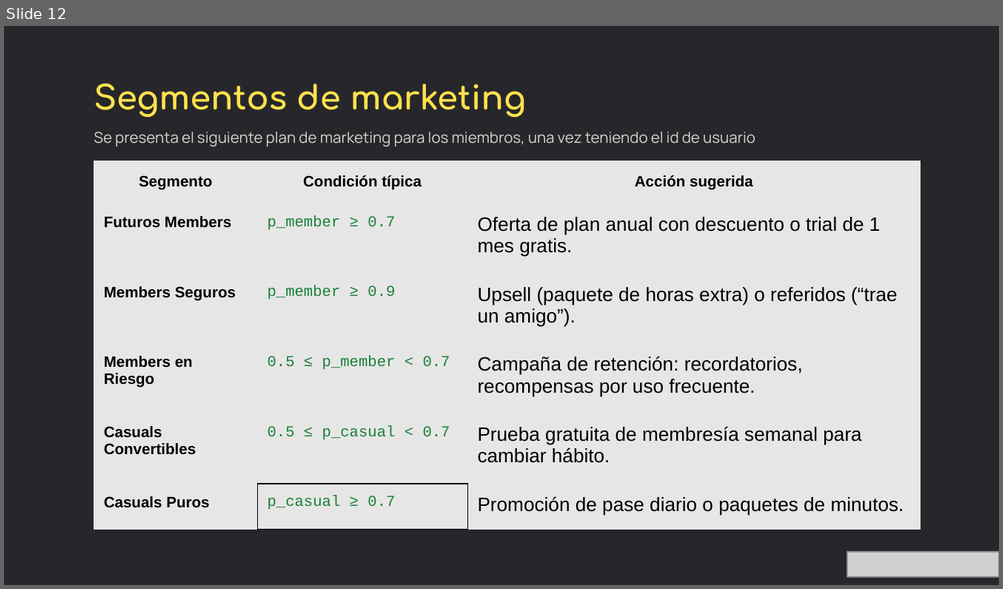
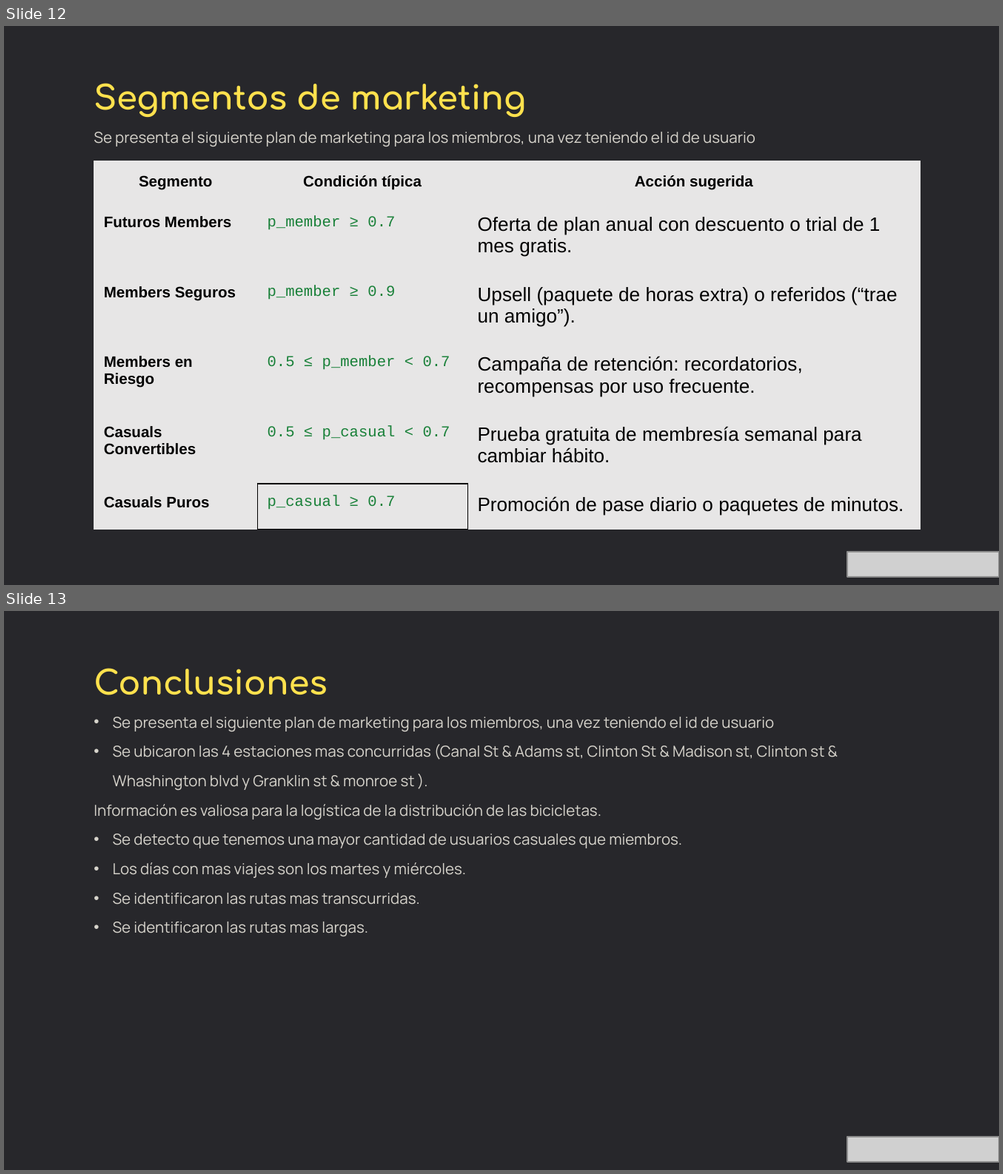
Before and after one commit to alvarojamg/DataAnalytics, a slide deck: DATA-SCIENTIST-II/presentacion/Presentación proyecto final.pptx. Shown one above the other, each under a label of ours: slide 12 before the commit, slides 12 and 13 after it. The pictures are 1003x589 and 1003x1174 pixels, drawn with LibreOffice and Linux fonts; fonts in the diff are those of the drawing; grey boxes stand for pictures; background and template pictures are left out. Boxes give left, top, right and bottom in pixels: in the first picture for what was removed or moved away, otherwise in the second. Text is boxed around its words. In the diff, an @@ line names an element or a change of style, - is before the commit and + after.

Commit message:
conclusion

```diff
--- a/DATA-SCIENTIST-II/presentacion/Presentación proyecto final.pptx
+++ b/DATA-SCIENTIST-II/presentacion/Presentación proyecto final.pptx
@@ slide 13 added at box(4, 611, 999, 1170), background #FFFFFF; not listed: 1 template element that a slide beside it also shows @@
@@ text added at box(94, 668, 327, 695), 24 pt, text #FFE14D, bold @@
+Conclusiones
@@ text added at box(94, 717, 824, 937), 11 pt, text #D7D4CC @@
+• Se presenta el siguiente plan de marketing para los miembros, una vez teniendo el id de usuario
+• Se ubicaron las 4 estaciones mas concurridas (Canal St & Adams st, Clinton St & Madison st, Clinton st & Whashington blvd y Granklin st & monroe st ).
+Información es valiosa para la logística de la distribución de las bicicletas.
+• Se detecto que tenemos una mayor cantidad de usuarios casuales que miembros.
+• Los días con mas viajes son los martes y miércoles.
+• Se identificaron las rutas mas transcurridas.
+• Se identificaron las rutas mas largas.
@@ picture added at box(848, 1137, 999, 1162) @@
```
